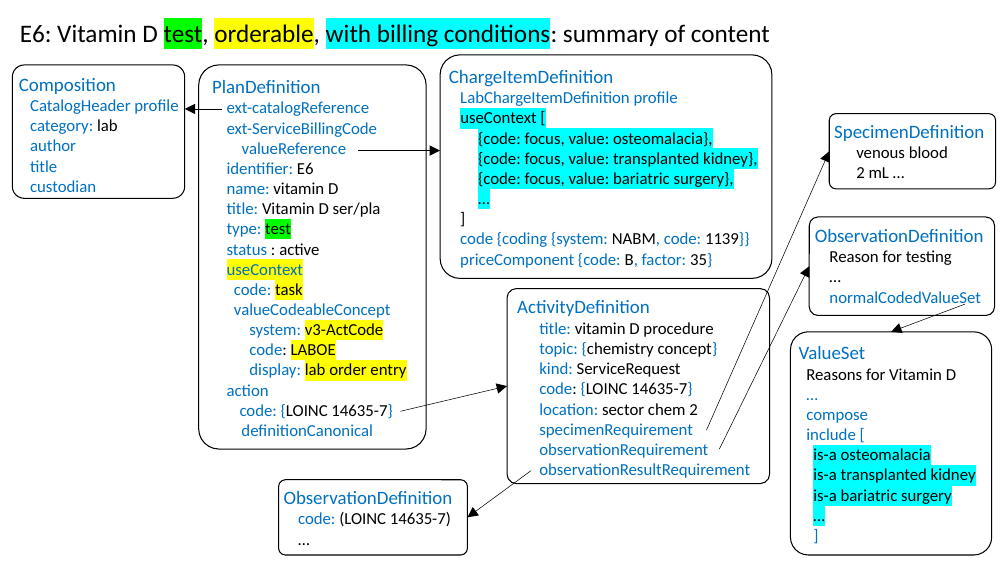
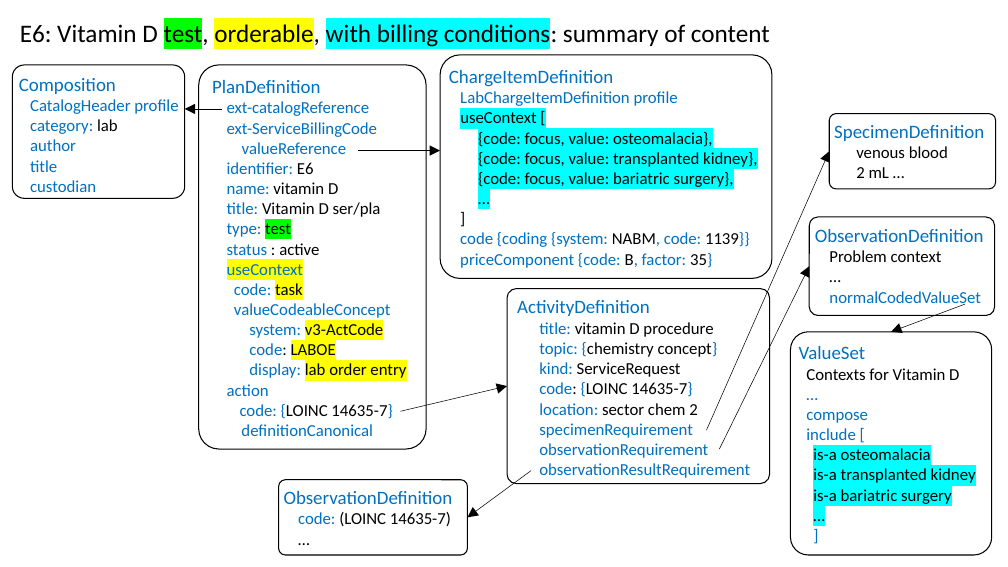
Before and after one commit to HL7/fhir-order-catalog, a slide deck: slide 1 of input/images-source/LabExampleE6Technical.pptx. Drawn at 1008x567 pixels with LibreOffice and Linux fonts; fonts in the diff are those of the drawing. Boxes give left, top, right and bottom in pixels: in the first picture for what was removed or moved away, otherwise in the second. Text is boxed around its words. In the diff, an @@ line names an element or a change of style, - is before the commit and + after.

```diff
--- a/input/images-source/LabExampleE6Technical.pptx
+++ b/input/images-source/LabExampleE6Technical.pptx
@@ text in rounded rectangle at <box>829,250,942,262</box>: text changed @@
-Reason for testing
+Problem context
@@ text in rounded rectangle at <box>806,368,959,380</box>: text changed @@
-Reasons for Vitamin D
+Contexts for Vitamin D
```
Also in this commit, not shown: 4 other files.
